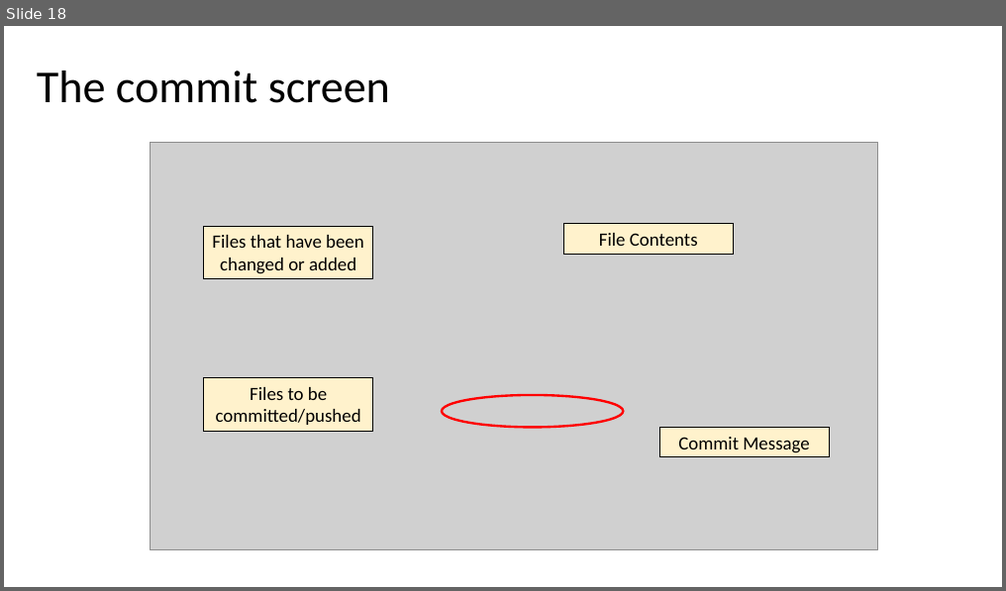
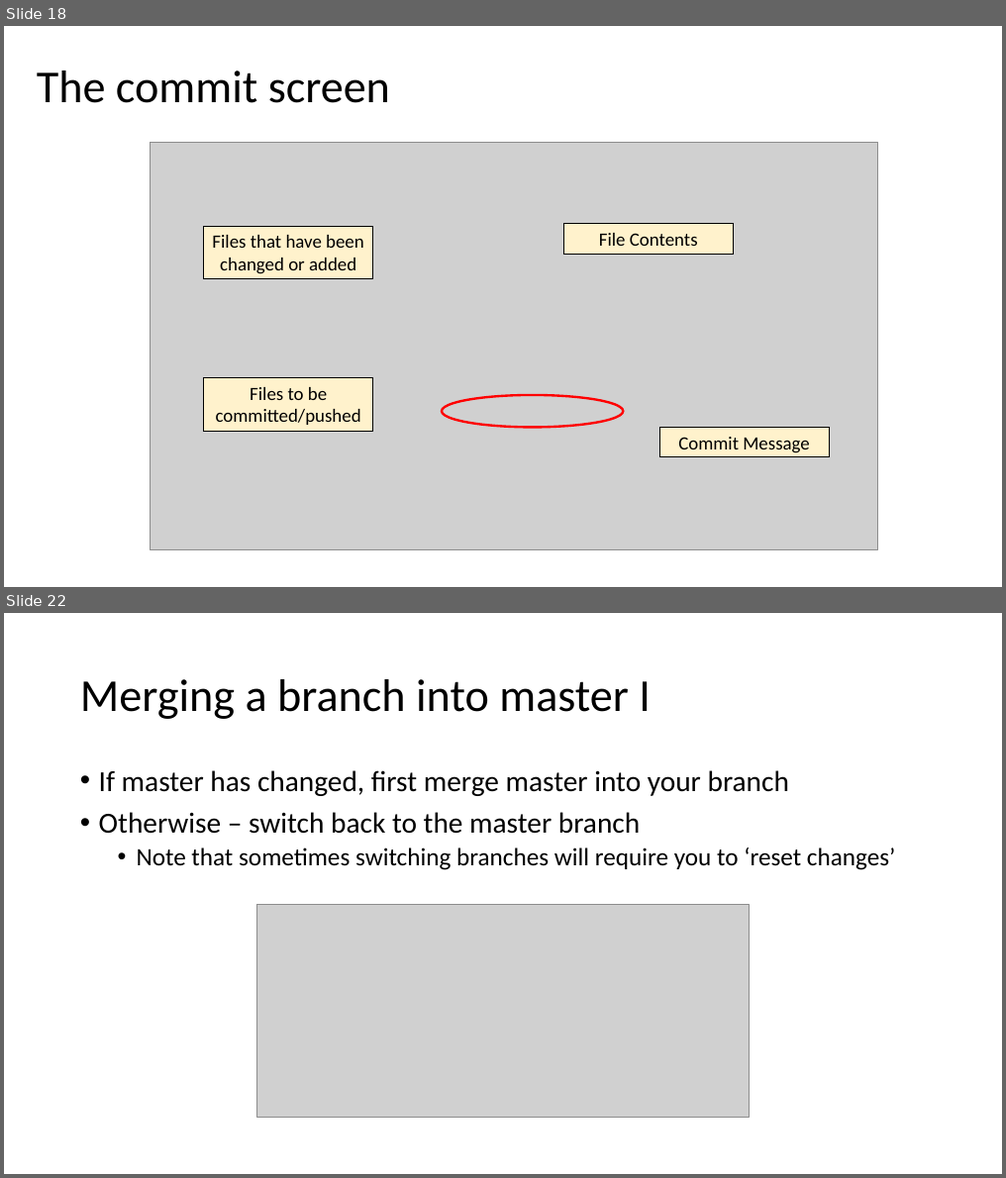
Before and after one commit to maxxb77/EBGN632_2019, a slide deck: ClassSlides/Course2.pptx. Shown one above the other, each under a label of ours: slide 18 before the commit, slides 18 and 22 after it; the slides between them are not shown. The pictures are 1006x591 and 1006x1178 pixels, drawn with LibreOffice and Linux fonts; fonts in the diff are those of the drawing; grey boxes stand for pictures. Boxes give left, top, right and bottom in pixels: in the first picture for what was removed or moved away, otherwise in the second. Text is boxed around its words. In the diff, an @@ line names an element or a change of style, - is before the commit and + after.

```diff
--- a/ClassSlides/Course2.pptx
+++ b/ClassSlides/Course2.pptx
@@ slide 22 added at bbox=[4, 613, 1002, 1174], background #FFFFFF @@
@@ title added at bbox=[80, 679, 650, 719], 44 pt, text #000000 @@
+Merging a branch into master I
@@ text added at bbox=[99, 770, 895, 870], 28 pt, text #000000 @@
+• If master has changed, first merge master into your branch
+• Otherwise – switch back to the master branch
+  • Note that sometimes switching branches will require you to ‘reset changes’
@@ picture added at bbox=[257, 905, 749, 1117] @@
```
Also in this commit, not shown: 1 slide changed, 6 other slides added.
